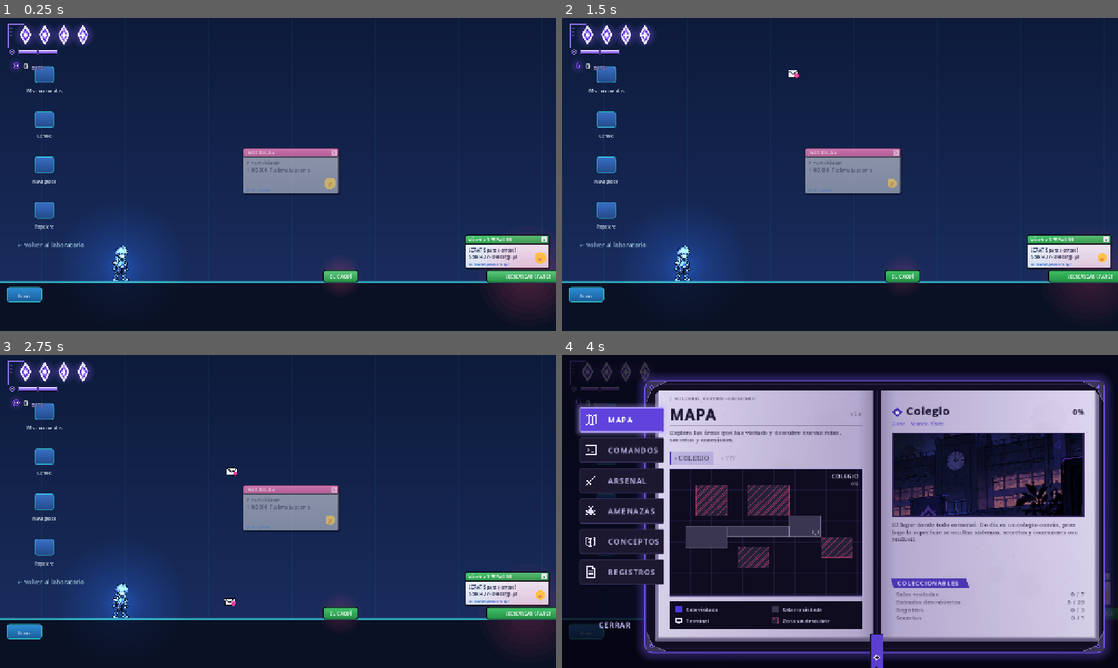
Above: before the commit, frames 1-4 (two rows, left to right).
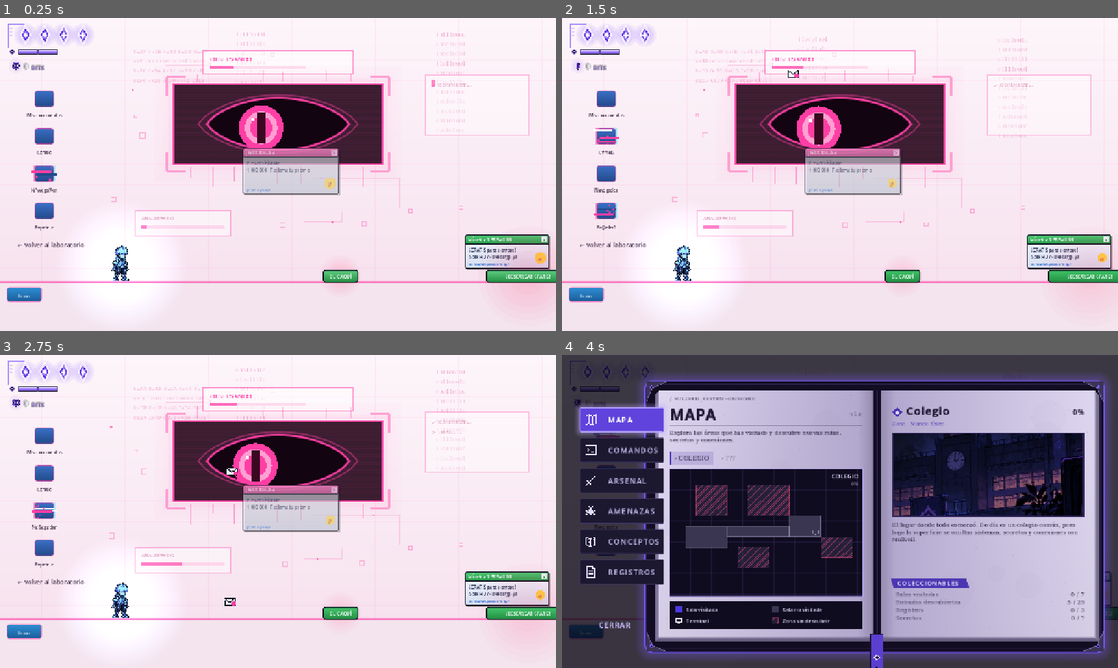
Above: after the commit, the same moments.

Repository: codingraphcr/schoolgame
Game: Godot game, scene res://world/zones/pc_profesor/escritorio.tscn
Same seed, same stepped clock (60 frames per second), same inputs: the game is played once before the commit and once after it. This scene is started directly instead of the project's main scene.
Inputs (mouse positions are in pixels of both pictures, inside the frame that each line leads up to):
- Up to frame 1 (0.25 s): no input
- Up to frame 2 (1.5 s): tap Enter (ui_accept) at 0.5 s; move the mouse to (962, 158) at 0.52 s; hold D (move_right) 0.53-1.25 s; hold G (grimorio) 0.53-1.25 s; click (962, 158) at 0.67 s; tap Space (jump) at 0.77 s; tap E (interact) at 0.8 s; click "CERRAR" at 1.25 s
- Up to frame 3 (2.75 s): move the mouse to (166, 527) at 2.02 s; hold S (move_down) from 2.03 s (still down); tap E (interact) at 2.1 s; tap Space (jump) at 2.27 s; tap Enter (ui_accept) at 2.3 s
- Up to frame 4 (4 s): move the mouse to (895, 442) at 2.77 s; release S (move_down) at 2.78 s; hold D (move_right) 2.78-3.53 s; hold Enter (ui_accept) 2.78-3.53 s; tap G (grimorio) at 3.05 s; move the mouse to (812, 574) at 3.52 s; hold W (move_up) from 3.53 s (still down); tap K (aegis_fire) at 3.6 s; click (812, 574) at 3.67 s; tap Space (jump) at 3.77 s; tap E (interact) at 3.8 s

The runs differ from the first frame. In frame 1, 96% of the frame differs, in the area x 0-100%, y 0-100%; in frame 2, 96%; in frame 3, 96%; in frame 4, 21%.

Commit message:
Escritorio del profesor: la entidad y su ojo
- escritorio_fondo.gd: pantalla clara invadida por la entidad (concepto de Ariel): binario que
  cae y cambia, código hex, terminales que se escriben solas, paneles «ANALIZANDO», circuitos;
  solo dibuja lo visible. Íconos del escritorio corruptos (glitch).
- EntityEye: el ojo en su monitor «OBSERVANDO»; sigue a la cámara, mira a Kai y a otros lados,
  parpadea, y se cierra y desaparece al llegar a la terminal (no vuelve después de resolverla).
- SoulGlow más suave y «Volver al laboratorio» en morado oscuro, para el fondo claro.
- test_entity_eye.

Co-Authored-By: Claude Opus 5.5 <noreply@anthropic.com>

Diff:
--- /dev/null
+++ b/tests/test_entity_eye.gd
@@ -0,0 +1,65 @@
+extends SceneTree
+## Prueba automática: el ojo de la entidad en la computadora del profesor. Vigila a Kai, parpadea,
+## se cierra y desaparece al llegar a la terminal, y ya no está después de resolverla.
+## Ejecutar: godot --headless --path . --script res://tests/test_entity_eye.gd
+
+const PC := "res://world/zones/pc_profesor/escritorio.tscn"
+
+var _failures := 0
+
+
+func _initialize() -> void:
+	_run.call_deferred()
+
+
+func _run() -> void:
+	var state := root.get_node("GameState")
+	state.reset()
+	state.start_quest(&"contrasena_profesor")
+	state.complete_step(&"contrasena_profesor", &"entrar_pc")
+	change_scene_to_file(PC)
+	await _wait(0.8)
+	var room := current_scene as Room
+	var eye := room.get_node("EntityEye") as EntityEye
+	_check(eye.visible and eye.state == EntityEye.State.WATCHING, "al entrar, el ojo de la entidad vigila")
+	var camera := room.camera
+	var gap := eye.global_position.distance_to(camera.get_screen_center_position() + eye.screen_offset)
+	_check(gap < 30.0, "acompaña a la cámara (arriba de la pantalla; a %.0f px)" % gap)
+	var saw_blink := false
+	for i in 400:
+		await physics_frame
+		if eye.openness < 0.5:
+			saw_blink = true
+			break
+	_check(saw_blink, "parpadea")
+	# Kai llega a la terminal: el ojo se cierra y desaparece.
+	room.player.teleport_to(eye.terminal.global_position + Vector2(-60, 0))
+	await _frames(4)
+	_check(eye.state != EntityEye.State.WATCHING, "al llegar a la terminal, el ojo se cierra")
+	await _wait(1.5)
+	_check(eye.state == EntityEye.State.GONE and not eye.visible, "y desaparece")
+	# Después de resolver la terminal ya no aparece.
+	state.complete_step(&"contrasena_profesor", &"cruzar_spam")
+	state.complete_step(&"contrasena_profesor", &"revisar_configuracion")
+	change_scene_to_file(PC)
+	await _wait(0.8)
+	var again := current_scene.get_node("EntityEye") as EntityEye
+	_check(again.state == EntityEye.State.GONE and not again.visible, "después de resolver la terminal, el ojo ya no está")
+	print("RESULTADO: ", "TODO OK" if _failures == 0 else "%d FALLOS" % _failures)
+	quit(0 if _failures == 0 else 1)
+
+
+func _frames(count: int) -> void:
+	for i in count:
+		await process_frame
+		await physics_frame
+
+
+func _wait(seconds: float) -> void:
+	await create_timer(seconds, true, false, true).timeout
+
+
+func _check(condition: bool, message: String) -> void:
+	if not condition:
+		_failures += 1
+	print("%s %s" % ["OK  " if condition else "FAIL", message])
--- /dev/null
+++ b/world/zones/pc_profesor/entity_eye.gd
@@ -0,0 +1,202 @@
+class_name EntityEye
+extends Node2D
+## El ojo de la entidad desconocida en la computadora del profesor (concepto de Ariel): un monitor
+## rosa con un ojo que vigila a Kai. Acompaña a la cámara (queda en la parte de arriba de la
+## pantalla, detrás del juego), mira hacia Kai y a veces hacia otros lados, parpadea, y tiene
+## encima el panel "OBSERVANDO". Cuando Kai llega a la terminal, el ojo se cierra y desaparece.
+## Después de resolver la terminal ya no vuelve a aparecer.
+
+enum State { WATCHING, CLOSING, GONE }
+
+const PINK := Color("ff3ea5")
+const PINK_LIGHT := Color("ff9fd2")
+const DEEP := Color("2a0b1f")
+const PUPIL := Color("3a0820")
+const QUEST := &"contrasena_profesor"
+## Paso a partir del cual ya no está (la terminal ya se resolvió).
+const GONE_FROM_STEP := &"cambiar_contrasena"
+
+## La terminal: al acercarse Kai, el ojo se cierra.
+@export var terminal: Node2D
+@export var close_distance := 120.0
+## Dónde queda respecto al centro de la pantalla.
+@export var screen_offset := Vector2(0, -58)
+
+var state := State.WATCHING
+var openness := 1.0
+var _time := 0.0
+var _look := Vector2.ZERO
+var _glance := Vector2.ZERO
+var _glance_left := 0.0
+var _next_glance := 3.0
+var _next_blink := 2.5
+var _blink := 0.0
+var _fade := 1.0
+## Transformación del dibujo de este cuadro (temblor y aplastado al cerrarse).
+var _shake := Vector2.ZERO
+var _collapse := 1.0
+## Si ya se ubicó una vez junto a la cámara (en el primer cuadro la cámara aún no está lista).
+var _placed := false
+
+
+func _ready() -> void:
+	var game_state := get_node_or_null("/root/GameState")
+	if game_state and game_state.has_reached_step(QUEST, GONE_FROM_STEP):
+		state = State.GONE
+		visible = false
+	_follow_camera(true, 0.0)
+
+
+func _process(delta: float) -> void:
+	if state == State.GONE:
+		return
+	_time += delta
+	_follow_camera(not _placed, delta)
+	var player := get_tree().get_first_node_in_group(&"player") as Node2D
+	if state == State.WATCHING:
+		if terminal and player and player.global_position.distance_to(terminal.global_position) < close_distance:
+			close()
+		_update_gaze(delta, player)
+		_update_blink(delta)
+	elif state == State.CLOSING:
+		openness = move_toward(openness, 0.0, delta * 3.0)
+		if openness <= 0.0:
+			_fade = move_toward(_fade, 0.0, delta * 2.2)
+			if _fade <= 0.0:
+				state = State.GONE
+				visible = false
+	queue_redraw()
+
+
+## Se cierra y desaparece (al llegar a la terminal).
+func close() -> void:
+	if state == State.WATCHING:
+		state = State.CLOSING
+
+
+func _follow_camera(instant: bool, delta: float) -> void:
+	var camera := get_viewport().get_camera_2d()
+	if camera == null:
+		return
+	var target := camera.get_screen_center_position() + screen_offset
+	global_position = target if instant else global_position.lerp(target, 1.0 - exp(-delta * 6.0))
+	_placed = _placed or (instant and delta > 0.0)
+
+
+## Mira hacia Kai; cada tanto echa un vistazo hacia otro lado.
+func _update_gaze(delta: float, player: Node2D) -> void:
+	_next_glance -= delta
+	if _next_glance <= 0.0:
+		_glance = Vector2(randf_range(-1.0, 1.0), randf_range(-0.6, 0.6)).normalized()
+		_glance_left = randf_range(0.6, 1.2)
+		_next_glance = randf_range(3.0, 6.0)
+	var wanted := Vector2.ZERO
+	if _glance_left > 0.0:
+		_glance_left -= delta
+		wanted = _glance
+	elif player:
+		wanted = (player.global_position + Vector2(0, -14) - global_position).normalized()
+	_look = _look.lerp(wanted, 1.0 - exp(-delta * 6.0))
+
+
+func _update_blink(delta: float) -> void:
+	_next_blink -= delta
+	if _next_blink <= 0.0 and _blink <= 0.0:
+		_blink = 0.28
+		_next_blink = randf_range(2.5, 5.5)
+	if _blink > 0.0:
+		_blink -= delta
+		var k := 1.0 - absf(_blink / 0.28 * 2.0 - 1.0)
+		openness = 1.0 - k
+	else:
+		openness = move_toward(openness, 1.0, delta * 6.0)
+
+
+func _draw() -> void:
+	var collapse := clampf(_fade, 0.0, 1.0)
+	var alpha := collapse
+	var glitchy := state == State.CLOSING and not GameSettings.reduce_glitch and randf() < 0.3
+	_shake = Vector2(randf_range(-3, 3), 0) if glitchy else Vector2.ZERO
+	_collapse = collapse
+	draw_set_transform(_shake, 0.0, Vector2(1.0, _collapse))
+	var frame := Rect2(-120, -46, 240, 92)
+	# Panel "OBSERVANDO".
+	var panel := Rect2(-86, -84, 172, 26)
+	draw_rect(panel, Color(1, 1, 1, 0.55 * alpha))
+	draw_rect(panel, Color(PINK, 0.5 * alpha), false, 1.0)
+	_text(panel.position + Vector2(8, 12), "OBSERVANDO", Color(PINK, 0.9 * alpha))
+	var bar := Rect2(panel.position + Vector2(8, 17), Vector2(110, 4))
+	draw_rect(bar, Color(PINK, 0.15 * alpha))
+	draw_rect(Rect2(bar.position, Vector2(bar.size.x * (0.2 + 0.15 * sin(_time * 1.3)), bar.size.y)), Color(PINK, 0.7 * alpha))
+	# Resplandor y marco.
+	for i in 4:
+		draw_rect(frame.grow(4 + i * 5), Color(PINK, 0.08 * alpha / (i + 1)), false, 5.0)
+	draw_rect(frame, Color(DEEP, 0.92 * alpha))
+	for y in range(int(frame.position.y) + 2, int(frame.end.y), 3):
+		draw_line(Vector2(frame.position.x, y), Vector2(frame.end.x, y), Color(PINK, 0.06 * alpha), 1.0)
+	draw_rect(frame, Color(PINK, 0.9 * alpha), false, 2.0)
+	for corner in [frame.position, Vector2(frame.end.x, frame.position.y), frame.end, Vector2(frame.position.x, frame.end.y)]:
+		var dx: float = 1.0 if corner.x < 0.0 else -1.0
+		var dy: float = 1.0 if corner.y < 0.0 else -1.0
+		var outside: Vector2 = corner - Vector2(dx, dy) * 8.0
+		draw_line(outside, outside + Vector2(dx * 22.0, 0), Color(PINK_LIGHT, alpha), 2.0)
+		draw_line(outside, outside + Vector2(0, dy * 22.0), Color(PINK_LIGHT, alpha), 2.0)
+	# Hilos que gotean del monitor.
+	for i in 9:
+		var x := -100.0 + i * 25.0 + sin(i * 3.1) * 6.0
+		var length := 10.0 + 14.0 * absf(sin(_time * 0.8 + i * 1.7))
+		draw_line(Vector2(x, frame.end.y + 3), Vector2(x, frame.end.y + 3 + length), Color(PINK, 0.45 * alpha), 1.0)
+		draw_line(Vector2(x + 7, frame.position.y - 3), Vector2(x + 7, frame.position.y - 3 - length * 0.6), Color(PINK, 0.3 * alpha), 1.0)
+	_draw_eye(alpha)
+	draw_set_transform(Vector2.ZERO)
+
+
+func _draw_eye(alpha: float) -> void:
+	var half_w := 82.0
+	var half_h := 30.0 * openness
+	if half_h < 1.0:
+		draw_line(Vector2(-half_w, 0), Vector2(half_w, 0), Color(PINK, alpha), 2.0)
+		return
+	var almond := PackedVector2Array()
+	for i in 25:
+		var x := lerpf(-half_w, half_w, i / 24.0)
+		almond.append(Vector2(x, -half_h * pow(1.0 - pow(x / half_w, 2.0), 0.75)))
+	for i in range(24, -1, -1):
+		var x := lerpf(-half_w, half_w, i / 24.0)
+		almond.append(Vector2(x, half_h * pow(1.0 - pow(x / half_w, 2.0), 0.75)))
+	# Contorno doble del ojo.
+	var outer := almond.duplicate()
+	for i in outer.size():
+		outer[i] *= 1.12
+	outer.append(outer[0])
+	draw_polyline(outer, Color(PINK, 0.45 * alpha), 1.5, true)
+	draw_colored_polygon(almond, Color("120410", alpha))
+	# Iris y pupila, recortados por los párpados.
+	var center := Vector2(_look.x * 34.0, _look.y * 8.0)
+	_clipped(_circle(center, 26.0), almond, Color(PINK, alpha))
+	_clipped(_circle(center, 19.0), almond, Color(PINK_LIGHT, alpha))
+	_clipped(_circle(center, 13.0), almond, Color(PINK, alpha))
+	var pupil := PackedVector2Array([center + Vector2(-5, -18), center + Vector2(5, -18), center + Vector2(5, 18), center + Vector2(-5, 18)])
+	_clipped(pupil, almond, Color(PUPIL, alpha))
+	_clipped(PackedVector2Array([center + Vector2(-11, -11), center + Vector2(-7, -11), center + Vector2(-7, -7), center + Vector2(-11, -7)]), almond, Color(1, 1, 1, 0.9 * alpha))
+	almond.append(almond[0])
+	draw_polyline(almond, Color(PINK, alpha), 2.0, true)
+
+
+func _clipped(shape: PackedVector2Array, clip: PackedVector2Array, color: Color) -> void:
+	for piece in Geometry2D.intersect_polygons(shape, clip):
+		draw_colored_polygon(piece, color)
+
+
+func _circle(center: Vector2, radius: float) -> PackedVector2Array:
+	var points := PackedVector2Array()
+	for i in 20:
+		var angle := TAU * i / 20.0
+		points.append(center + Vector2(cos(angle), sin(angle)) * radius)
+	return points
+
+
+func _text(pos: Vector2, text: String, color: Color) -> void:
+	draw_set_transform(_shake + pos * Vector2(1.0, _collapse), 0.0, Vector2(0.5, 0.5 * _collapse))
+	draw_string(ThemeDB.fallback_font, Vector2.ZERO, text, HORIZONTAL_ALIGNMENT_LEFT, -1, 14, color)
+	draw_set_transform(_shake, 0.0, Vector2(1.0, _collapse))
--- a/world/zones/pc_profesor/escritorio.tscn
+++ b/world/zones/pc_profesor/escritorio.tscn
@@ -27,6 +27,7 @@
 [ext_resource type="Resource" path="res://data/dialogues/prologo/contrasena_debil_reintento.tres" id="20_wpre"]
 [ext_resource type="Resource" path="res://data/dialogues/prologo/contrasena_debil_derrotada.tres" id="21_wpok"]
 [ext_resource type="Script" path="res://world/pickups/bit_chest.gd" id="40_chest"]
+[ext_resource type="Script" path="res://world/zones/pc_profesor/entity_eye.gd" id="41_eye"]
 
 [sub_resource type="RectangleShape2D" id="RectangleShape2D_5aedr"]
 size = Vector2(3424, 80)
@@ -63,6 +64,10 @@
 area = Rect2(0, 0, 3360, 360)
 construction_note = ""
 
+[node name="EntityEye" type="Node2D" parent="." node_paths=PackedStringArray("terminal")]
+script = ExtResource("41_eye")
+terminal = NodePath("../TerminalStation")
+
 [node name="SpamDecor" type="Node2D" parent="." unique_id=257834936]
 
 [node name="Decor1" type="AnimatableBody2D" parent="SpamDecor" unique_id=1584711021]
@@ -153,7 +158,7 @@
 offset_bottom = 256.0
 scale = Vector2(0.5, 0.5)
 theme_override_font_sizes/font_size = 14
-theme_override_colors/font_color = Color(0.75, 0.9, 1, 0.85)
+theme_override_colors/font_color = Color(0.17, 0.08, 0.2, 0.9)
 text = "← Volver al laboratorio"
 
 [node name="SpawnPoint" type="Marker2D" parent="." unique_id=1181123479]
@@ -581,7 +586,7 @@
 [node name="SoulGlow" type="PointLight2D" parent="Player" unique_id=1735096641]
 position = Vector2(0, -18)
 color = Color(0.45, 0.95, 1, 1)
-energy = 0.9
+energy = 0.35
 texture = ExtResource("6_yibj3")
 texture_scale = 1.2
 
--- a/world/zones/pc_profesor/escritorio_fondo.gd
+++ b/world/zones/pc_profesor/escritorio_fondo.gd
@@ -1,45 +1,199 @@
 extends VectorCanvas
 ## Fondo del escritorio de la computadora del profesor, visto desde dentro por el alma digital de
-## Kai: fondo de pantalla, íconos y la barra de tareas
-## (que es el suelo). La ventana de la cuenta y el SPAM son nodos aparte.
+## Kai (concepto de Ariel en docs/arte/referencias/escritorio_entidad_concepto.webp): una pantalla
+## clara invadida por la entidad: columnas de binario que caen y cambian, código hex, terminales
+## que se escriben solas, paneles de análisis y circuitos, todo en rosa. Los íconos del escritorio
+## están corruptos (glitch). La barra de tareas es el suelo. El ojo de la entidad es EntityEye.
+## Solo se dibuja lo que está en pantalla (el nivel mide 3360 px).
 
+const PINK := Color("ff3ea5")
+const PINK_SOFT := Color("e46aa8")
+const INK := Color("b8306f")
+const PAPER_TOP := Color("fdf5fa")
+const PAPER_BOTTOM := Color("f6e2ee")
 const CYAN := Color("3ef2ff")
-const MAG := Color("ff3ea5")
-const WALL_TOP := Color("0d1a3a")
-const WALL_BOTTOM := Color("1b2f63")
+## Ancho de cada "bloque" de decoración que se repite a lo largo del nivel.
+const TILE := 640.0
+
+## Textos de las terminales (se escriben solas y vuelven a empezar).
+const TERMINALS := [
+	["> CONNECT...", "> TRACE...", "> MONITOR...", "> LOG...", "> COMPLETE."],
+	["> SPAM_DETECTED", "> ISOLATING...", "> BLOCKING...", "> DONE."],
+	["  /root", "  /home/kai", "  /system", "> /firewall", "  /spam"],
+	["SCAN //", "USER: KAI", "SYS: NULLVEIL", "STATUS: OBSERVADO"],
+]
+const ICONS := ["Mis documentos", "Correo", "Navegador", "Papelera"]
 
 @export var area := Rect2(0, 0, 960, 360)
 @export var floor_y := 304.0
 ## Mensaje mientras el nivel está en construcción (vacío = ninguno).
-@export var construction_note := "NIVEL EN CONSTRUCCIÓN · TAREA H4"
+@export var construction_note := ""
+
+var _mono: SystemFont
 
 
 func _ready() -> void:
 	painter = _paint
 	animated = true
+	_mono = SystemFont.new()
+	_mono.font_names = PackedStringArray(["Consolas", "Cascadia Mono", "Courier New", "monospace"])
 	super()
 
 
 func _paint(c: VectorCanvas, t: float) -> void:
-	c.gradient_rect(area, WALL_TOP, WALL_BOTTOM)
-	# Fondo de pantalla: el escudo del colegio en grande, muy tenue.
-	var logo := Vector2(area.get_center().x, 150)
-	c.glow(logo, 120.0, Color(CYAN, 0.08))
-	c.crisp_text(logo + Vector2(-160, -10), "COLEGIO", 28, Color(CYAN, 0.12), HORIZONTAL_ALIGNMENT_CENTER, 320)
-	# Cuadrícula de píxeles de la pantalla.
-	for x in range(int(area.position.x), int(area.end.x), 24):
-		c.draw_line(Vector2(x, area.position.y), Vector2(x, floor_y), Color(CYAN, 0.04), 0.5)
-	# Íconos del escritorio.
-	var icons := ["Mis documentos", "Correo", "Navegador", "Papelera"]
-	for i in icons.size():
-		var pos := Vector2(40, 56 + i * 52)
-		c.gradient_box(Rect2(pos, Vector2(22, 18)), 3.0, Color("3a6fc4"), Color("234a8a"), Color(CYAN, 0.6), 0.8)
-		c.crisp_text(pos + Vector2(-20, 30), icons[i], 5, Color(0.9, 0.95, 1.0, 0.85), HORIZONTAL_ALIGNMENT_CENTER, 62)
-	# Barra de tareas (el suelo).
-	c.draw_rect(Rect2(area.position.x, floor_y, area.size.x, area.end.y - floor_y), Color("0a1124"))
-	c.draw_line(Vector2(area.position.x, floor_y), Vector2(area.end.x, floor_y), Color(CYAN, 0.9), 1.5, true)
-	c.gradient_box(Rect2(8, floor_y + 6, 40, 16), 3.0, Color("2d8fd4"), Color("1b5c99"), Color(CYAN, 0.7), 0.8)
-	c.crisp_text(Vector2(8, floor_y + 18), "Inicio", 5, Color.WHITE, HORIZONTAL_ALIGNMENT_CENTER, 40)
-	c.crisp_text(Vector2(area.end.x - 60, floor_y + 18), "08:00", 6, Color(0.9, 0.95, 1.0, 0.9), HORIZONTAL_ALIGNMENT_CENTER, 50)
+	var view := _visible_rect().intersection(area)
+	if view.size.x <= 0.0:
+		return
+	c.gradient_rect(Rect2(view.position.x, area.position.y, view.size.x, floor_y - area.position.y), PAPER_TOP, PAPER_BOTTOM)
+	# Cuadrícula de la pantalla.
+	var x0 := floorf(view.position.x / 24.0) * 24.0
+	for x in range(int(x0), int(view.end.x) + 24, 24):
+		c.draw_line(Vector2(x, area.position.y), Vector2(x, floor_y), Color(PINK, 0.06), 0.5)
+	for y in range(int(area.position.y), int(floor_y), 24):
+		c.draw_line(Vector2(view.position.x, y), Vector2(view.end.x, y), Color(PINK, 0.04), 0.5)
+	# Decoración por bloques (siempre igual en el mismo lugar; animada con el tiempo).
+	var first := int(floor(view.position.x / TILE)) - 1
+	var last := int(floor(view.end.x / TILE)) + 1
+	for i in range(first, last + 1):
+		_paint_tile(c, i, t)
+	_paint_icons(c, t)
+	_paint_taskbar(c, view)
 	if not construction_note.is_empty():
-		c.crisp_text(Vector2(area.get_center().x - 160, 250), construction_note, 7, Color(CYAN, 0.5 + 0.3 * sin(t * 3.0)), HORIZONTAL_ALIGNMENT_CENTER, 320)
+		c.crisp_text(Vector2(area.get_center().x - 160, 250), construction_note, 7, Color(PINK, 0.6), HORIZONTAL_ALIGNMENT_CENTER, 320)
+
+
+## Rectángulo del mundo que se ve en pantalla (con un margen).
+func _visible_rect() -> Rect2:
+	var inverse := get_canvas_transform().affine_inverse()
+	return (inverse * get_viewport_rect()).grow(40.0)
+
+
+func _paint_tile(c: VectorCanvas, index: int, t: float) -> void:
+	var rng := RandomNumberGenerator.new()
+	rng.seed = hash(index * 7919 + 13)
+	var x := index * TILE
+	if x + TILE < area.position.x or x > area.end.x:
+		return
+	# Circuitos con nodos cuadrados.
+	for k in 3:
+		var y := rng.randf_range(20.0, floor_y - 40.0)
+		var start := Vector2(x + rng.randf_range(0.0, TILE * 0.6), y)
+		var mid := start + Vector2(rng.randf_range(40.0, 120.0), 0)
+		var end := mid + Vector2(0, rng.randf_range(-40.0, 40.0))
+		var tail := end + Vector2(rng.randf_range(30.0, 90.0), 0)
+		c.draw_polyline(PackedVector2Array([start, mid, end, tail]), Color(PINK, 0.18), 1.0)
+		c.draw_rect(Rect2(tail - Vector2(2, 2), Vector2(4, 4)), Color(PINK, 0.35), false, 1.0)
+		# Un pulso que viaja por el circuito.
+		var p := fmod(t * 0.35 + k * 0.33 + index * 0.17, 1.0)
+		c.draw_rect(Rect2(start.lerp(mid, p) - Vector2(1, 1), Vector2(2, 2)), Color(PINK, 0.6))
+	# Columnas de binario que caen y cambian.
+	for k in 2:
+		var cx := x + rng.randf_range(80.0, TILE - 120.0)
+		var speed := rng.randf_range(6.0, 14.0)
+		var rows := 11
+		var scroll := fmod(t * speed, rows * 11.0)
+		for r in rows:
+			var y := fmod(r * 11.0 + scroll, rows * 11.0) + 18.0
+			var seed := int(t * 2.0) + r * 31 + k * 101 + index * 7
+			_code(c, Vector2(cx, y), _binary(seed), 6, Color(PINK_SOFT, 0.35 + 0.15 * float(r % 3 == 0)))
+	# Código hex que cambia.
+	var hx := Vector2(x + rng.randf_range(20.0, TILE - 200.0), rng.randf_range(36.0, 160.0))
+	for r in 4:
+		_code(c, hx + Vector2(0, r * 11.0), _hex(int(t * 1.5) + r * 17 + index * 5), 6, Color(PINK_SOFT, 0.4))
+	# Terminal que se escribe sola.
+	var lines: Array = TERMINALS[posmod(index, TERMINALS.size())]
+	var box := Rect2(x + rng.randf_range(260.0, TILE - 150.0), rng.randf_range(40.0, 150.0), 120, 14 + lines.size() * 11)
+	c.draw_rect(box, Color(1, 1, 1, 0.35))
+	c.draw_rect(box, Color(PINK, 0.3), false, 1.0)
+	var cycle := fmod(t * 0.6 + index, lines.size() + 3.0)
+	for r in lines.size():
+		if r < cycle:
+			_code(c, box.position + Vector2(8, 13 + r * 11), lines[r], 6, Color(INK, 0.45))
+	if fmod(t, 1.0) < 0.5:
+		var shown := mini(int(cycle), lines.size())
+		c.draw_rect(Rect2(box.position + Vector2(8, 6 + shown * 11), Vector2(4, 7)), Color(PINK, 0.6))
+	# Panel "ANALIZANDO" con su barra.
+	var panel := Rect2(x + rng.randf_range(40.0, TILE - 170.0), rng.randf_range(170.0, 230.0), 110, 30)
+	c.draw_rect(panel, Color(1, 1, 1, 0.45))
+	c.draw_rect(panel, Color(PINK, 0.35), false, 1.0)
+	_code(c, panel.position + Vector2(7, 11), "ANALIZANDO.", 5, Color(INK, 0.6))
+	var bar := Rect2(panel.position + Vector2(7, 17), Vector2(96, 4))
+	c.draw_rect(bar, Color(PINK, 0.15))
+	c.draw_rect(Rect2(bar.position, Vector2(bar.size.x * fmod(t * 0.25 + index * 0.3, 1.0), bar.size.y)), Color(PINK, 0.6))
+	# Cuadritos huecos que flotan.
+	for k in 6:
+		var base := Vector2(x + rng.randf_range(0.0, TILE), rng.randf_range(16.0, floor_y - 20.0))
+		var drift := Vector2(sin(t * 0.7 + k), cos(t * 0.5 + k * 2.0)) * 3.0
+		var s := float(rng.randi_range(3, 6))
+		c.draw_rect(Rect2(base + drift, Vector2(s, s)), Color(PINK, 0.3), false, 1.0)
+
+
+## Íconos del escritorio corruptos: se separan en colores, se cortan en franjas y el nombre se
+## daña de vez en cuando.
+func _paint_icons(c: VectorCanvas, t: float) -> void:
+	var reduced := GameSettings.reduce_glitch
+	for i in ICONS.size():
+		var pos := Vector2(40, 84 + i * 43)
+		var rect := Rect2(pos, Vector2(22, 18))
+		var glitch := fmod(t * (0.9 + i * 0.13) + i * 0.37, 1.0) < (0.08 if reduced else 0.22)
+		if glitch and not reduced:
+			c.draw_rect(Rect2(rect.position + Vector2(-2, 0), rect.size), Color(PINK, 0.55))
+			c.draw_rect(Rect2(rect.position + Vector2(2, 0), rect.size), Color(CYAN, 0.45))
+		c.gradient_box(rect, 3.0, Color("3a6fc4"), Color("234a8a"), Color(PINK, 0.6), 0.8)
+		if glitch:
+			# Franjas desplazadas y ruido.
+			for s in 3:
+				var y := rect.position.y + randf_range(0.0, rect.size.y - 3.0)
+				var shift := randf_range(-5.0, 5.0)
+				c.draw_rect(Rect2(rect.position.x + shift, y, rect.size.x, randf_range(1.0, 3.0)), [PINK, Color("234a8a"), Color.WHITE].pick_random())
+			for n in 5:
+				c.draw_rect(Rect2(rect.position + Vector2(randf() * rect.size.x, randf() * rect.size.y), Vector2.ONE * 2.0), Color(PINK, 0.8))
+		var label: String = ICONS[i]
+		if glitch:
+			label = _corrupt(label, int(t * 12.0) + i)
+		c.crisp_text(pos + Vector2(-20, 30), label, 5, Color("2a1630", 0.85), HORIZONTAL_ALIGNMENT_CENTER, 62)
+
+
+## Barra de tareas (el suelo).
+func _paint_taskbar(c: VectorCanvas, view: Rect2) -> void:
+	c.draw_rect(Rect2(view.position.x, floor_y, view.size.x, area.end.y - floor_y), Color("f3e4ee"))
+	c.draw_line(Vector2(view.position.x, floor_y), Vector2(view.end.x, floor_y), Color(PINK, 0.9), 1.5, true)
+	if view.position.x < 60.0:
+		c.gradient_box(Rect2(8, floor_y + 6, 40, 16), 3.0, Color("2d8fd4"), Color("1b5c99"), Color(PINK, 0.5), 0.8)
+		c.crisp_text(Vector2(8, floor_y + 18), "Inicio", 5, Color.WHITE, HORIZONTAL_ALIGNMENT_CENTER, 40)
+
+
+## Texto monoespaciado nítido (con la cámara ×2).
+func _code(c: VectorCanvas, pos: Vector2, text: String, size: int, color: Color) -> void:
+	c.draw_set_transform(pos, 0.0, Vector2(0.5, 0.5))
+	c.draw_string(_mono, Vector2.ZERO, text, HORIZONTAL_ALIGNMENT_LEFT, -1, size * 2, color)
+	c.draw_set_transform(Vector2.ZERO)
+
+
+static func _binary(seed: int) -> String:
+	var rng := RandomNumberGenerator.new()
+	rng.seed = seed
+	var s := ""
+	for i in 9:
+		s += "1" if rng.randf() < 0.4 else "0"
+	return s
+
+
+static func _hex(seed: int) -> String:
+	var rng := RandomNumberGenerator.new()
+	rng.seed = seed
+	var parts := []
+	for i in 5:
+		parts.append("0x%02X" % rng.randi_range(0, 255))
+	return " ".join(parts)
+
+
+## Cambia algunas letras por símbolos (texto dañado).
+static func _corrupt(text: String, seed: int) -> String:
+	var rng := RandomNumberGenerator.new()
+	rng.seed = seed
+	var symbols := "#%&@!?01/"
+	var out := ""
+	for ch in text:
+		out += symbols[rng.randi() % symbols.length()] if ch != " " and rng.randf() < 0.3 else ch
+	return out
Binary file added: docs/arte/referencias/escritorio_entidad_concepto.webp
Not shown, added: tests/test_entity_eye.gd.uid
Not shown, added: world/zones/pc_profesor/entity_eye.gd.uid
Not shown, changed: docs/arquitectura.md
